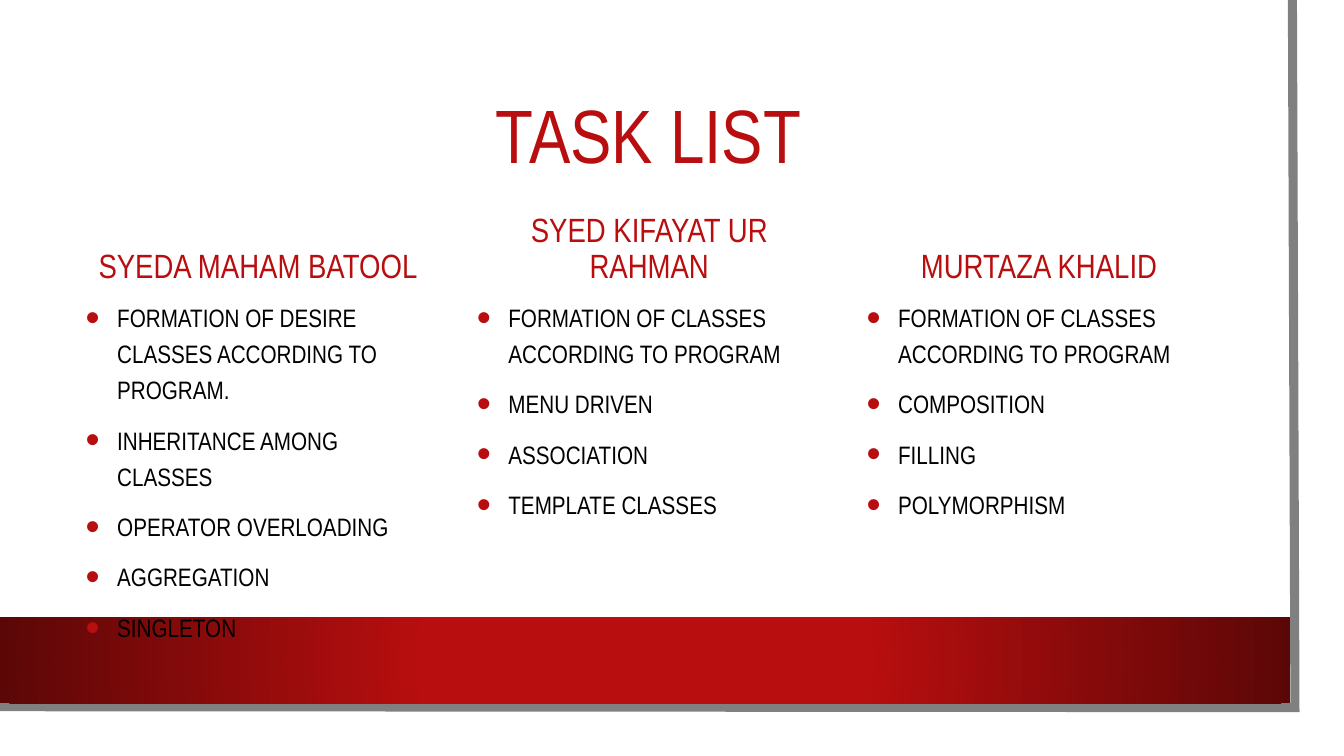
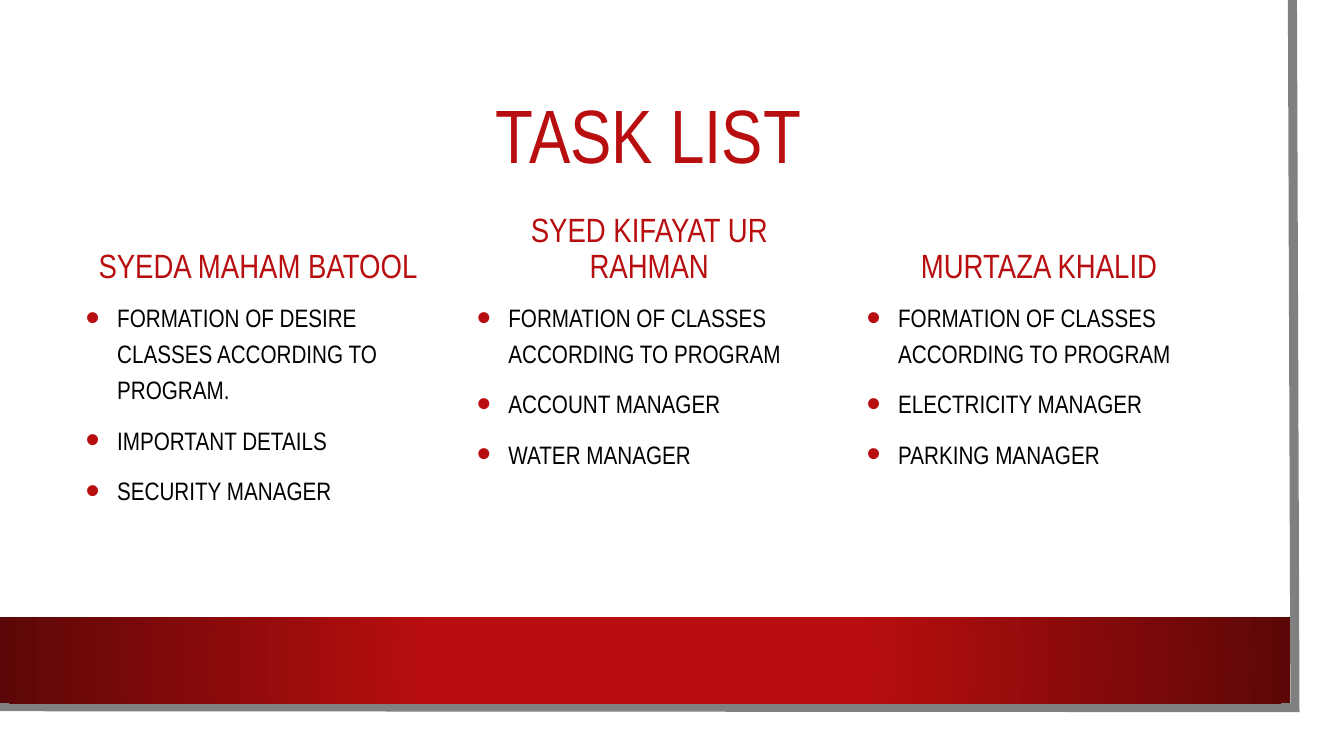
Before and after one commit to SyedKifayat1/OppFinalProject, a slide deck: slide 13 of Opp Project.pptx. Drawn at 1344x756 pixels with LibreOffice and Linux fonts; fonts in the diff are those of the drawing; background and template pictures are left out. Boxes give left, top, right and bottom in pixels: in the first picture for what was removed or moved away, otherwise in the second. Text is boxed around its words. In the diff, an @@ line names an element or a change of style, - is before the commit and + after.

```diff
--- a/Opp Project.pptx
+++ b/Opp Project.pptx
@@ text at box(508, 395, 720, 465): text changed @@
-• MENU DRIVEN
-• ASSOCIATION
-• TEMPLATE CLASSES
+• ACCOUNT MANAGER
+• WATER MANAGER
@@ text at box(898, 395, 1142, 465): text changed @@
-• COMPOSITION
-• FILLING
-• POLYMORPHISM
+• ELECTRICITY MANAGER
+• PARKING MANAGER
@@ text at box(117, 432, 331, 501): text changed @@
-• INHERITANCE AMONG CLASSES
-• OPERATOR OVERLOADING
-• AGGREGATION
-• SINGLETON
+• IMPORTANT DETAILS
+• SECURITY MANAGER
```
